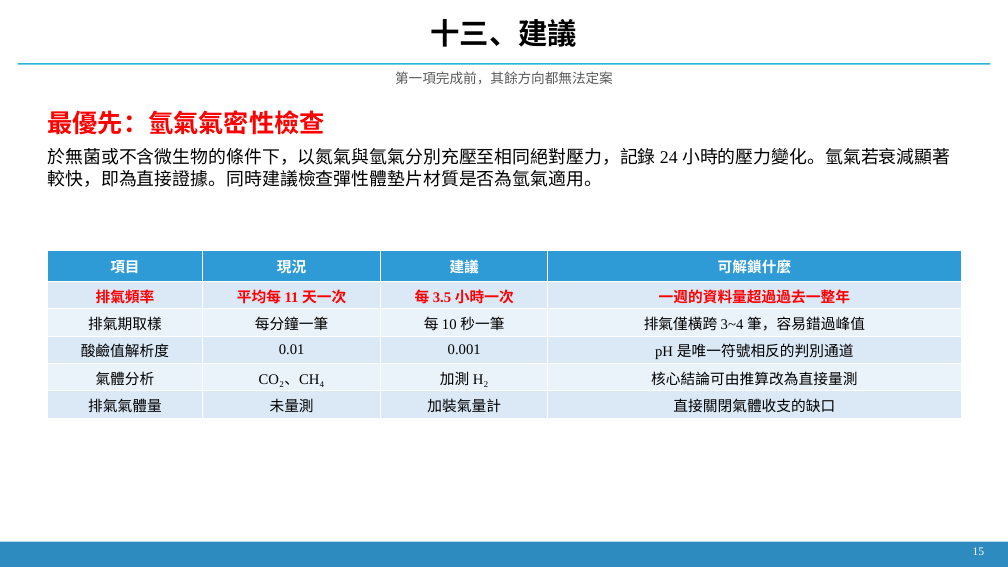
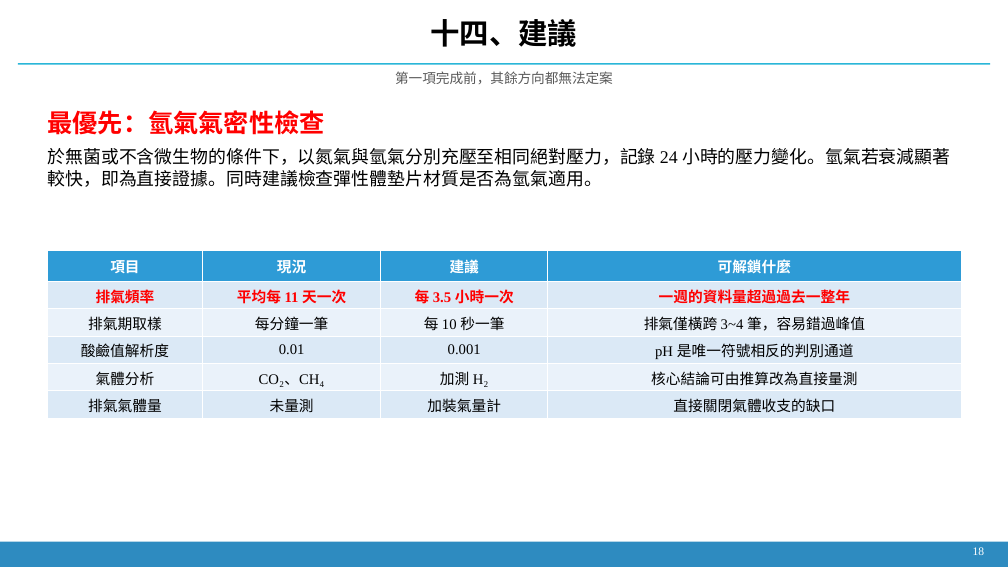
Before and after one commit to Yutou0601/Bioreactor-Edge-AI, a slide deck: slide 17 of docs/decks/簡報_2026-09-21_氫氣流失與壓降歸因.pptx (slide 14 before the commit). Drawn at 1008x567 pixels with LibreOffice and Linux fonts; fonts in the diff are those of the drawing. Boxes give left, top, right and bottom in pixels: in the first picture for what was removed or moved away, otherwise in the second. Text is boxed around its words. In the diff, an @@ line names an element or a change of style, - is before the commit and + after.

```diff
--- a/docs/decks/簡報_2026-09-21_氫氣流失與壓降歸因.pptx
+++ b/docs/decks/簡報_2026-09-21_氫氣流失與壓降歸因.pptx
@@ text at [431, 19, 578, 47]: text changed @@
-十三、建議
+十四、建議
@@ text at [973, 547, 985, 555]: text changed @@
-15
+18
```
Also in this commit, not shown: 12 other slides changed, 3 slides added, 22 other files.
